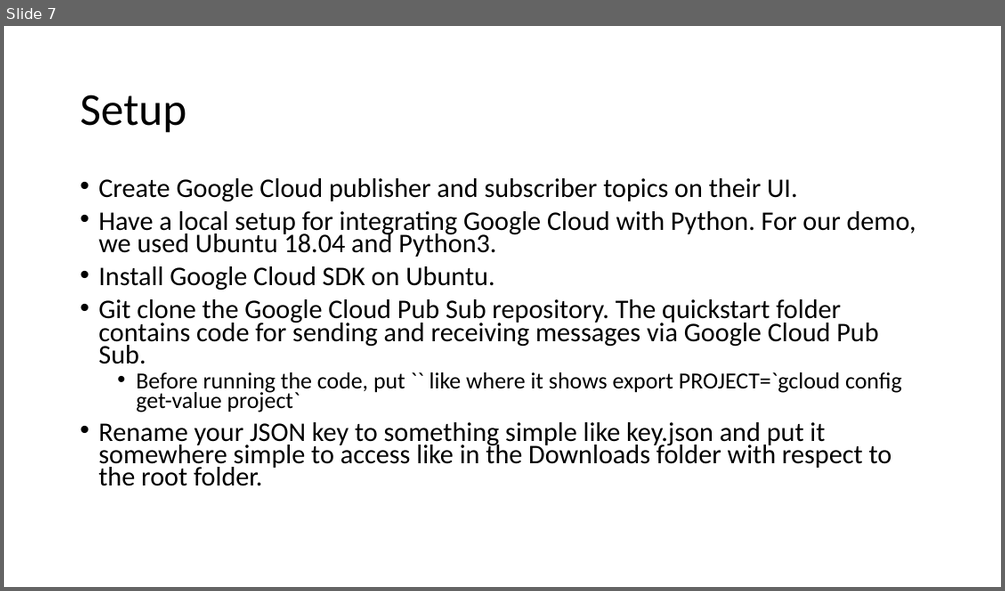
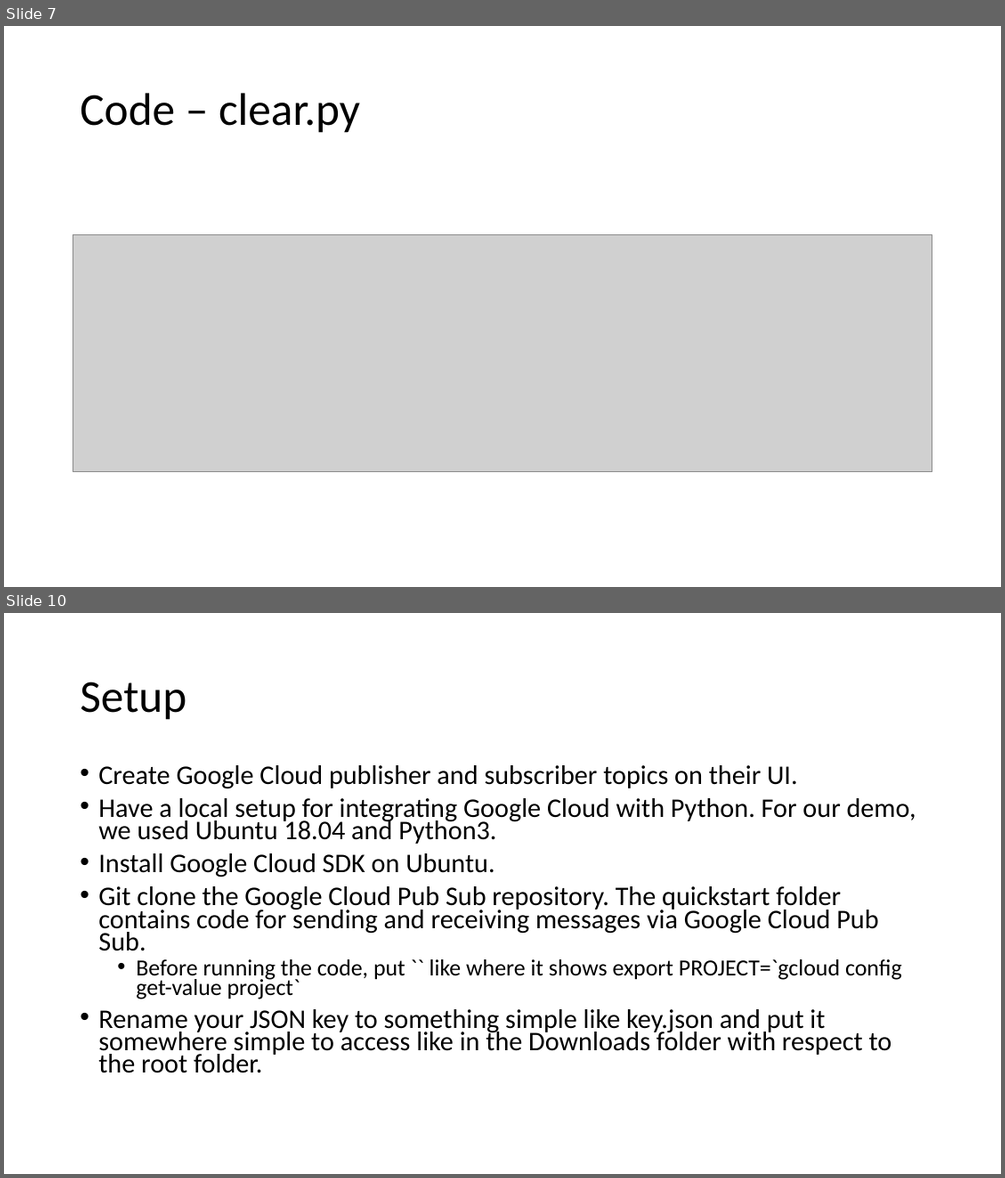
Before and after one commit to CS-6381/FinalProject, a slide deck: Messaging Systems & Message Queues/GoogleCloudPubSub/JamesVu_JordanSmith_BrantKyser/Documentation/CS 6381 Final Project_GoogleCloudPubSub.pptx. Shown one above the other, each under a label of ours: slide 7 before the commit, slides 7 and 10 after it; the slides between them are not shown. The pictures are 1005x591 and 1005x1178 pixels, drawn with LibreOffice and Linux fonts; fonts in the diff are those of the drawing; grey boxes stand for pictures. Boxes give left, top, right and bottom in pixels: in the first picture for what was removed or moved away, otherwise in the second. Text is boxed around its words. In the diff, an @@ line names an element or a change of style, - is before the commit and + after.

```diff
--- a/Messaging Systems & Message Queues/GoogleCloudPubSub/JamesVu_JordanSmith_BrantKyser/Documentation/CS 6381 Final Project_GoogleCloudPubSub.pptx
+++ b/Messaging Systems & Message Queues/GoogleCloudPubSub/JamesVu_JordanSmith_BrantKyser/Documentation/CS 6381 Final Project_GoogleCloudPubSub.pptx
@@ slide 7 added at (4,26,1001,587), background #FFFFFF @@
@@ title added at (80,93,360,133), 44 pt, text #000000 @@
+Code – clear.py
@@ picture added at (73,234,933,472) @@
@@ what was slide 7 is now slide 10 @@
```
Also in this commit, not shown: 1 slide changed, 2 other slides added, 1 other file.
